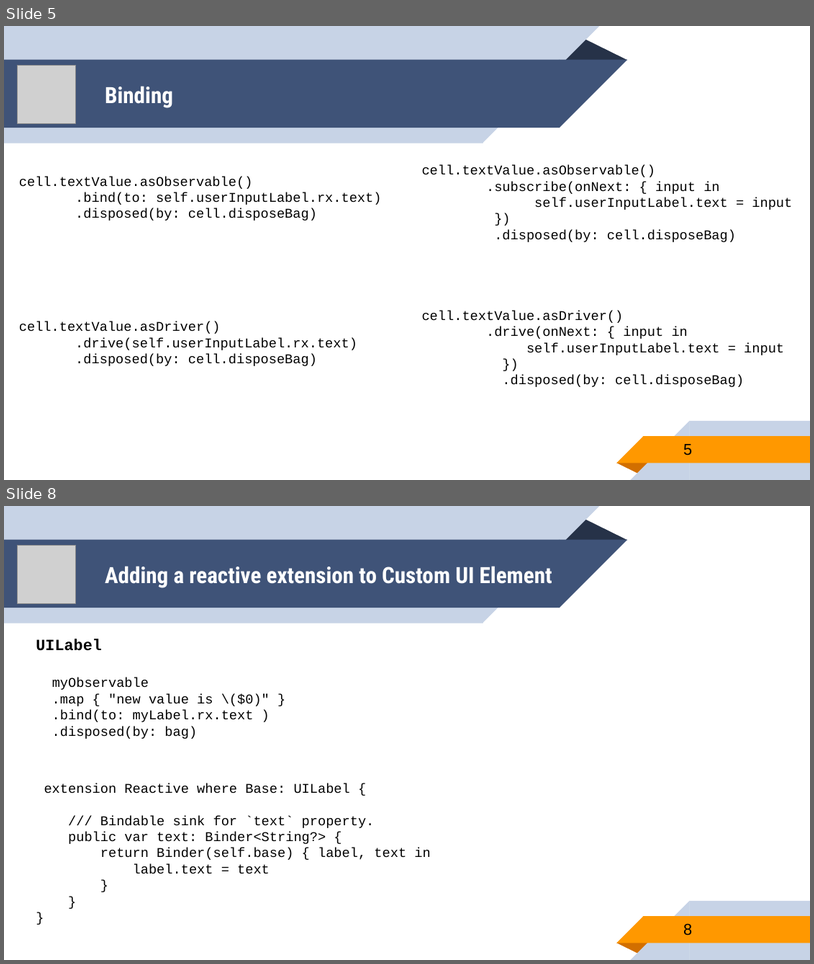
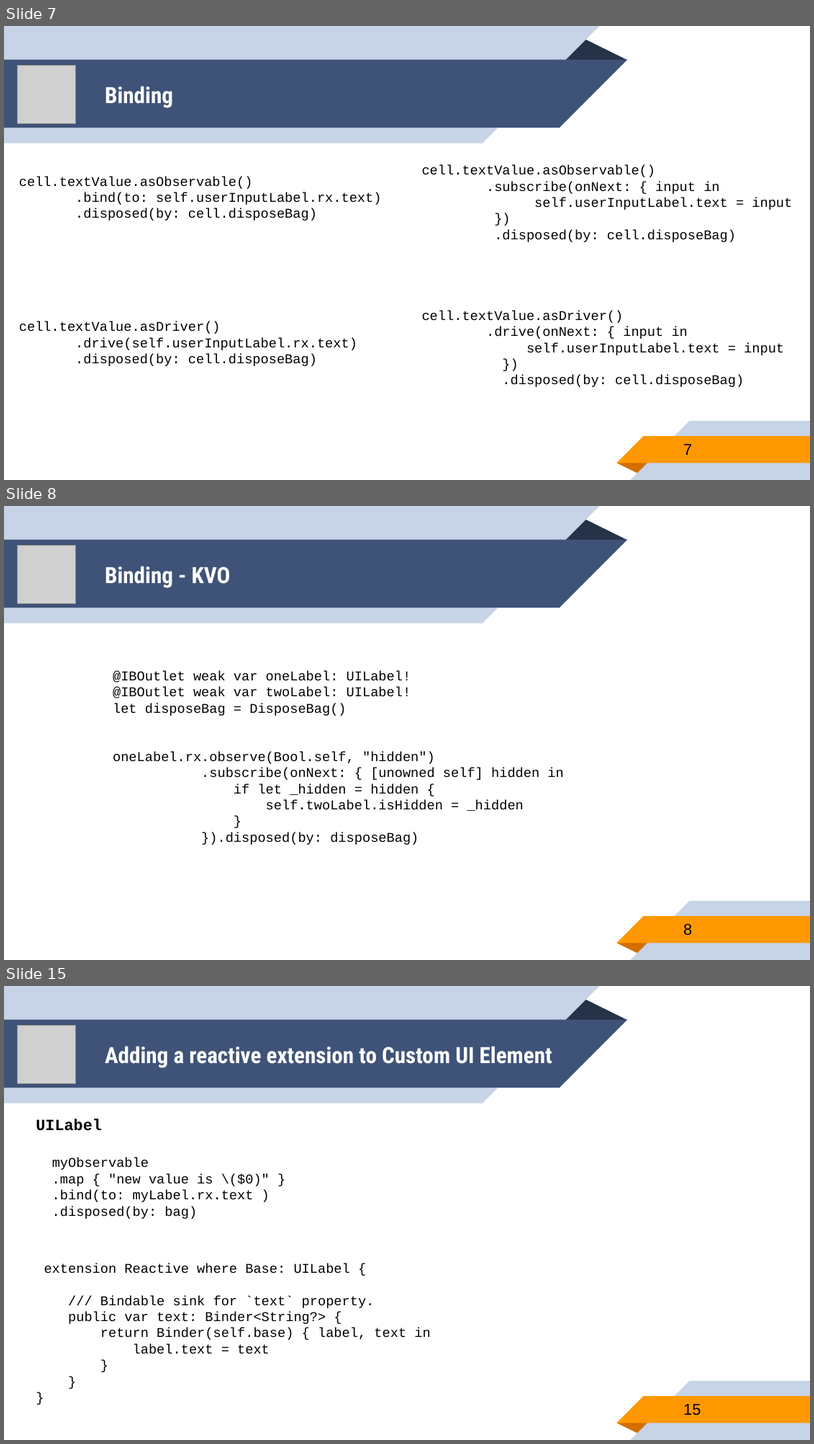
Before and after one commit to younghwankim/RxSwiftClass, a slide deck: AdvancedRxSwift/day4/AdvancedRxSwift4.pptx. Shown one above the other, each under a label of ours: slides 5 and 8 before the commit, slides 7, 8 and 15 after it; the slides between them are not shown. The pictures are 814x964 and 814x1444 pixels, drawn with LibreOffice and Linux fonts; fonts in the diff are those of the drawing; grey boxes stand for pictures. Boxes give left, top, right and bottom in pixels: in the first picture for what was removed or moved away, otherwise in the second. Text is boxed around its words. In the diff, an @@ line names an element or a change of style, - is before the commit and + after.

Commit message:
Advanced RxSwift - more contents in day4, binding

```diff
--- a/AdvancedRxSwift/day4/AdvancedRxSwift4.pptx
+++ b/AdvancedRxSwift/day4/AdvancedRxSwift4.pptx
@@ slide 8 added at <box>4,506,810,960</box>, background #FFFFFF; not listed: 10 template elements that a slide beside it also shows @@
@@ picture added at <box>18,545,77,604</box> @@
@@ title added at <box>105,566,231,588</box>, 20 pt, text #FFFFFF, bold @@
+Binding - KVO
@@ text added at <box>113,671,563,844</box>, 12 pt, text #000000 @@
+@IBOutlet weak var oneLabel: UILabel!
+@IBOutlet weak var twoLabel: UILabel!
+let disposeBag = DisposeBag()
+oneLabel.rx.observe(Bool.self, "hidden")
+.subscribe(onNext: { [unowned self] hidden in
+if let _hidden = hidden {
+self.twoLabel.isHidden = _hidden
+}
+}).disposed(by: disposeBag)
@@ page number added at <box>684,923,692,935</box>, 14 pt, text #000000 @@
+8
@@ what was slide 5 is now slide 7 @@
@@ page number at <box>684,444,692,454</box>: text changed @@
-5
+7
@@ what was slide 8 is now slide 15 @@
@@ page number at <box>684,1404,701,1415</box>: text changed @@
-8
+15
```
Also in this commit, not shown: 4 slides changed, 6 other slides added, 5 other files.
